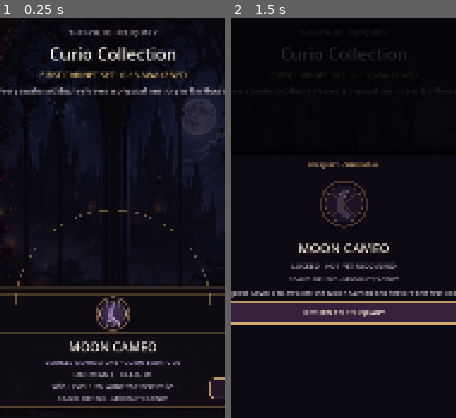
Above: before the commit, frames 1-2 (left to right).
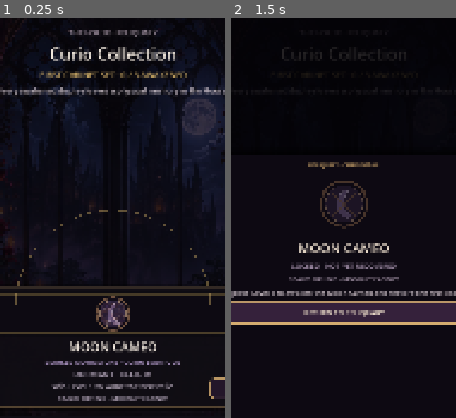
Above: after the commit, the same moments.

Repository: Jay-prodesign/akilta-match3
Game: Godot game, scene res://src/ui/collection/curio_collection.tscn
Two runs of this game, one before a commit and one after it. Both use one fixed random seed, a clock stepped at 60 frames per second and the inputs below. This scene is started directly instead of the project's main scene.
Inputs:
- Up to frame 1 (0.25 s): no input
- Up to frame 2 (1.5 s): click "DETAILS" at 0.5 s; click "DETAILS" at 1.25 s
The pictures show only the part of the screen within x 25-75%, y 0-50%; the shares and areas given below are measured in that part.

The runs differ from the first frame. In frame 1, 0.2% of the frame differs, in the area x 44-57%, y 70-78%; in frame 2, nothing differs.

Commit message:
Actually bind Moon Cameo ritual view to raster-first loader

Diff:
--- a/src/ui/shared/moon_cameo_ritual_view.gd
+++ b/src/ui/shared/moon_cameo_ritual_view.gd
@@ -89,14 +89,7 @@
 func _load_texture(path: String) -> Texture2D:
 	if _textures.has(path):
 		return _textures[path]
-	var file := FileAccess.open(path, FileAccess.READ)
-	if file == null:
-		return null
-	var source := file.get_as_text()
-	file.close()
-	var image := Image.new()
-	if image.load_svg_from_string(source, 1.0) != OK or image.is_empty():
-		return null
-	var texture := ImageTexture.create_from_image(image)
-	_textures[path] = texture
+	var texture := PieceAssetLoader.ornament(path)
+	if texture != null:
+		_textures[path] = texture
 	return texture
